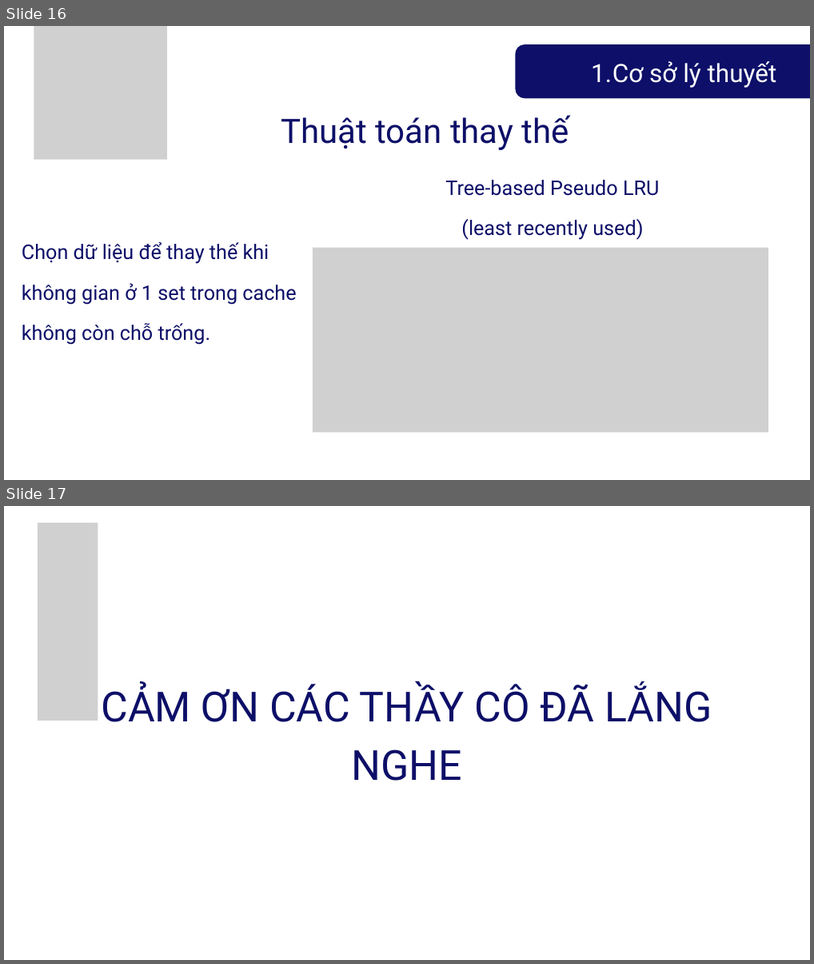
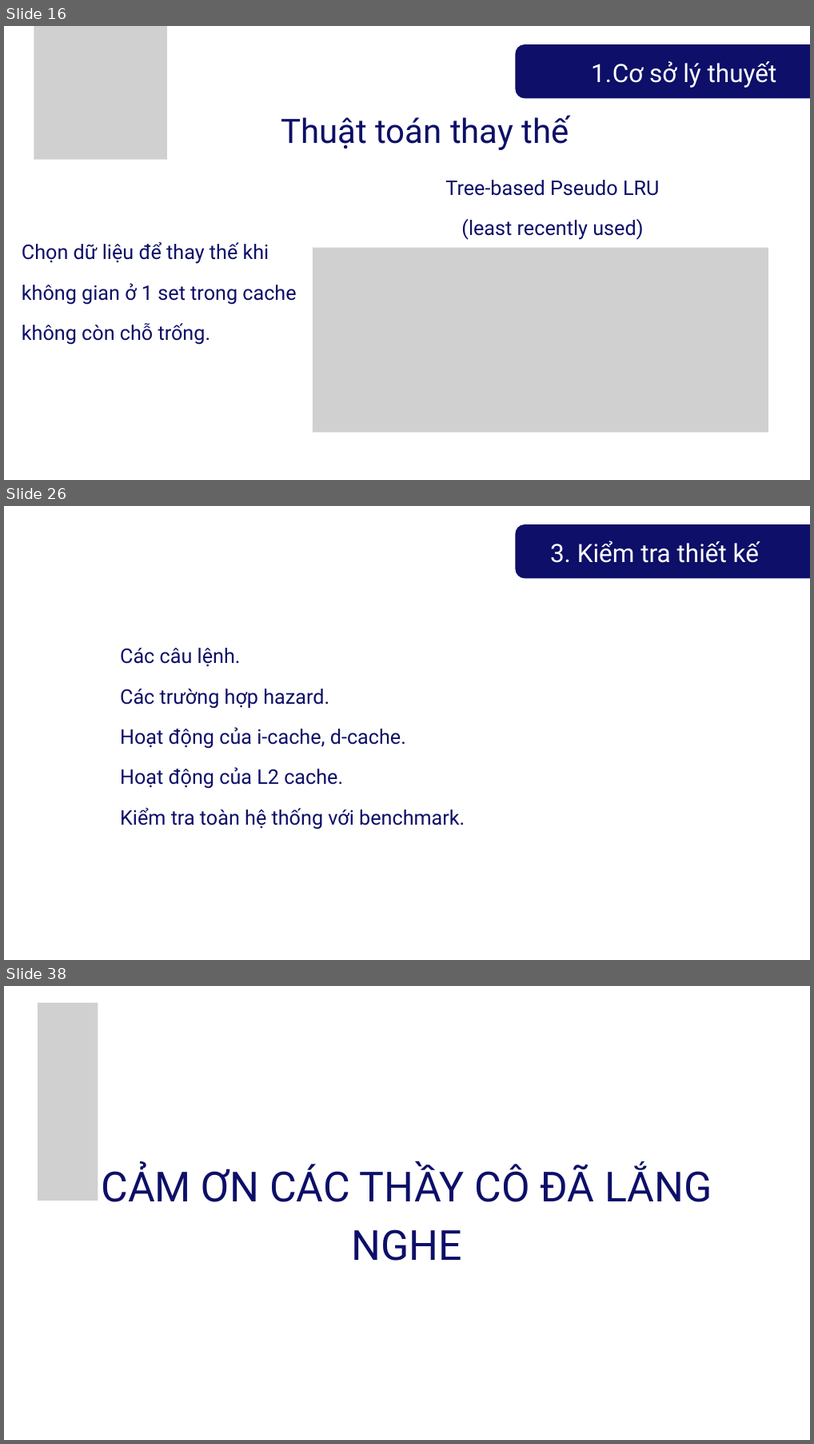
Before and after one commit to Stork1323/riscv_cache, a slide deck: Documents/Presentation for Project 2.pptx. Shown one above the other, each under a label of ours: slides 16 and 17 before the commit, slides 16, 26 and 38 after it; the slides between them are not shown. The pictures are 814x964 and 814x1444 pixels, drawn with LibreOffice and Linux fonts; fonts in the diff are those of the drawing; grey boxes stand for pictures. Boxes give left, top, right and bottom in pixels: in the first picture for what was removed or moved away, otherwise in the second. Text is boxed around its words. In the diff, an @@ line names an element or a change of style, - is before the commit and + after.

```diff
--- a/Documents/Presentation for Project 2.pptx
+++ b/Documents/Presentation for Project 2.pptx
@@ slide 26 added at bbox=[4, 506, 810, 960], background #FFFFFF @@
@@ freeform shape added at bbox=[516, 524, 810, 578], fill #0D0F68 @@
@@ text added at bbox=[550, 540, 759, 563], 45 pt, text #FFFFFF @@
+3. Kiểm tra thiết kế
@@ text added at bbox=[120, 648, 465, 829], 36 pt, text #0D0F68 @@
+Các câu lệnh.
+Các trường hợp hazard.
+Hoạt động của i-cache, d-cache.
+Hoạt động của L2 cache.
+Kiểm tra toàn hệ thống với benchmark.
@@ what was slide 17 is now slide 38 @@
```
Also in this commit, not shown: 23 other slides added.
